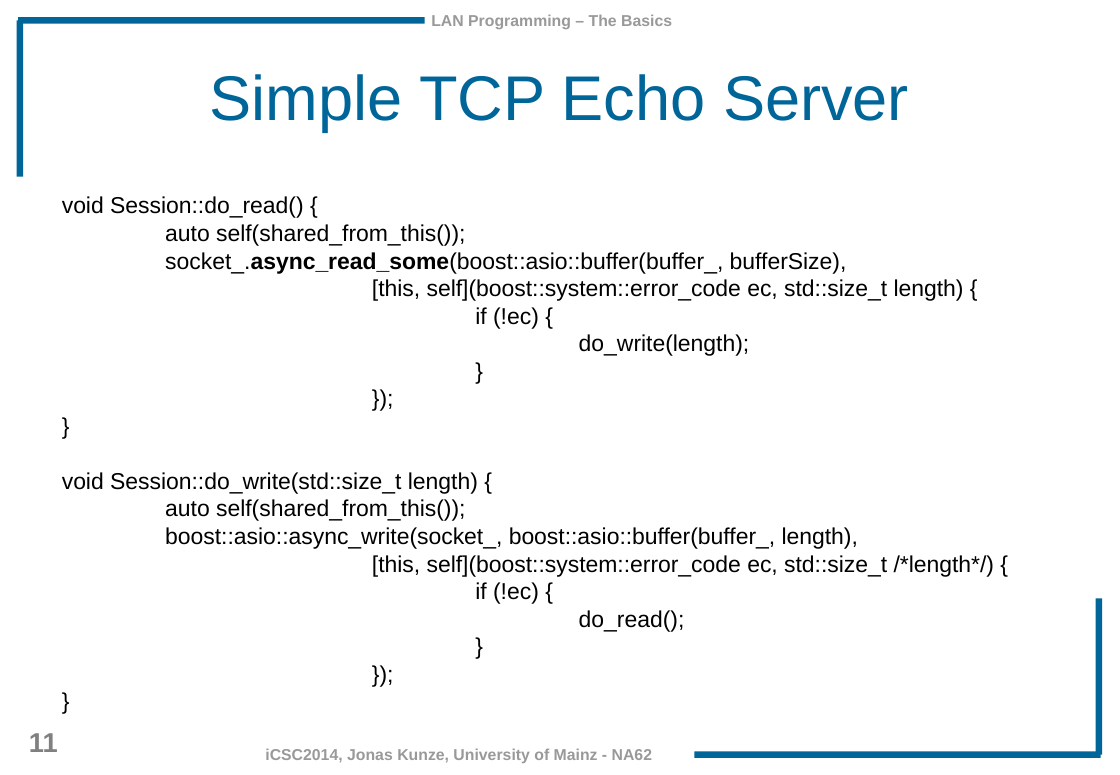
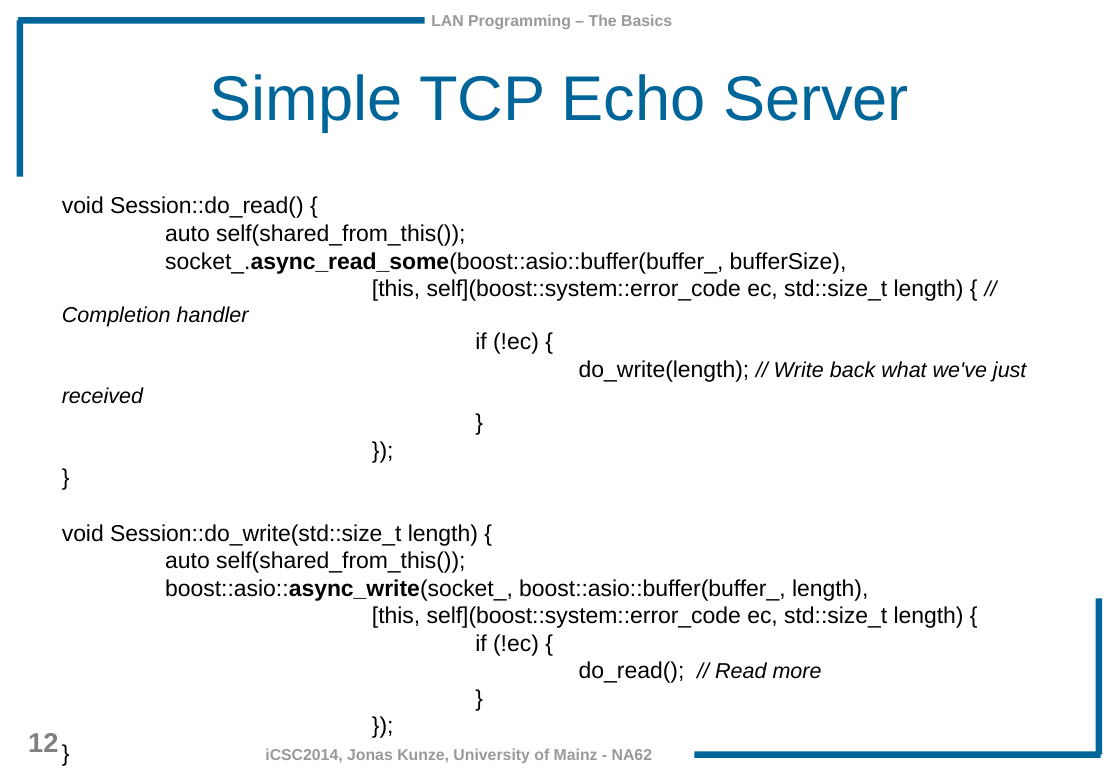
Before and after one commit to JonasKunze/icsc2014, a slide deck: slide 12 of iCSC-2014-Network-Libraries.odp (slide 11 before the commit). Drawn at 1120x775 pixels with LibreOffice and Linux fonts; fonts in the diff are those of the drawing; background and template pictures are left out. Boxes give left, top, right and bottom in pixels: in the first picture for what was removed or moved away, otherwise in the second. Text is boxed around its words. In the diff, an @@ line names an element or a change of style, - is before the commit and + after.

```diff
--- a/iCSC-2014-Network-Libraries.odp
+++ b/iCSC-2014-Network-Libraries.odp
@@ text at (62, 279, 964, 327): text changed @@
-[this, self](boost::system::error_code ec, std::size_t length) {
+[this, self](boost::system::error_code ec, std::size_t length) { // Completion handler
@@ text at (62, 360, 1026, 404): text changed; size 16 to 15 pt; italic on @@
-do_write(length);
+do_write(length); // Write back what we've just received
@@ text at (165, 579, 868, 601): bold on in "boost::asio::async_write(socket_," @@
@@ text at (372, 606, 964, 628): text changed @@
-[this, self](boost::system::error_code ec, std::size_t /*length*/) {
+[this, self](boost::system::error_code ec, std::size_t length) {
@@ text at (579, 661, 822, 683): text changed @@
-do_read();
+do_read(); // Read more
@@ page number at (28, 733, 58, 752): text changed @@
-11
+12
```
Also in this commit, not shown: 26 other slides changed, 1 slide added.
